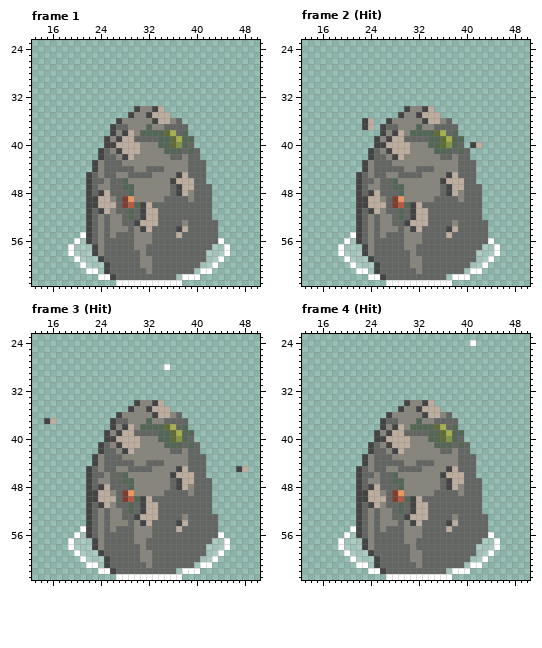
File history of a pixel-art file, Assets/Sprites/Ground/Ores/Iron/Iron Ore.aseprite. That is the earlier state.
64x64 pixels, 5 frames. Shown: frame 1: x 13..50, y 23..63; frame 2 (Hit): x 13..50, y 23..63; frame 3 (Hit): x 13..50, y 23..63; frame 4 (Hit): x 13..50, y 23..63. The commit also changed other frames, which this record leaves out.
After the commit:
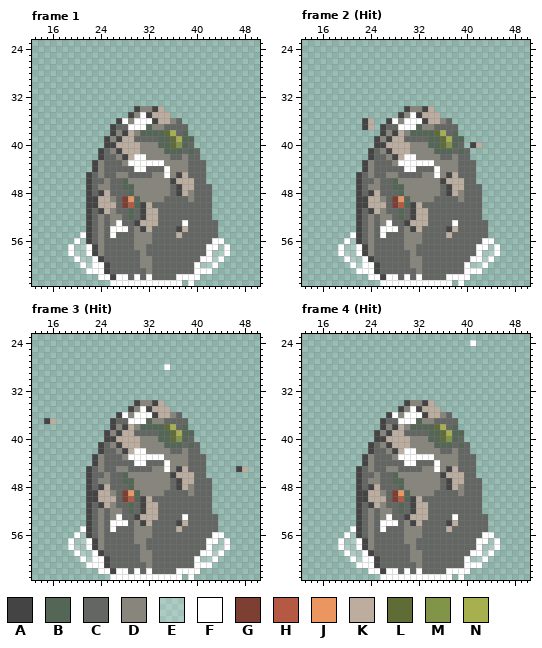
Palette (. is transparent): A #434443  B #546756  C #636663  D #87857c  E #ffffff33  F #ffffff  G #7c3f31  H #b55945  J #eb9661  K #bcad9f  L #5f6c35  M #819447  N #a6b04f
The edit:
layer "Snow" now shown
Changed rows in their new state; - is an unchanged pixel.
Frame 1, layer "Snow":
first column x 28:
35 ---F-
36 F-FFF
37 -FFF-
first column x 29:
42 -FF----
43 FFFFFF-
44 -FF---F
45 ------F
first column x 30:
49 B
first column x 22:
53 -----F----------F-----
54 ----FFF---------------
55 ----F-----------------
56 ---------------------F
57 F-------------------FF
58 F-------------------F-
59 -F-----------------FF-
60 -FF---------------F---
61 --F---------------F---
62 -----FF-F-F----F------
63 ----F------------F----
Frame 2 (Hit), layer "Snow": the same change as frame 1
Frame 3 (Hit), layer "Snow": the same change as frame 1
Frame 4 (Hit), layer "Snow": the same change as frame 1
